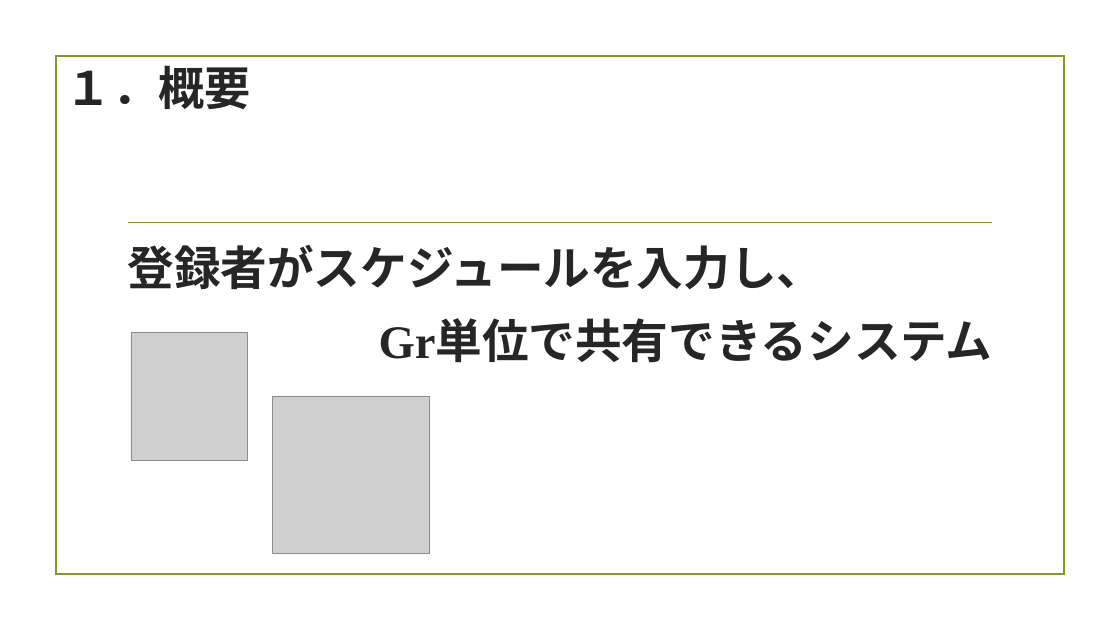
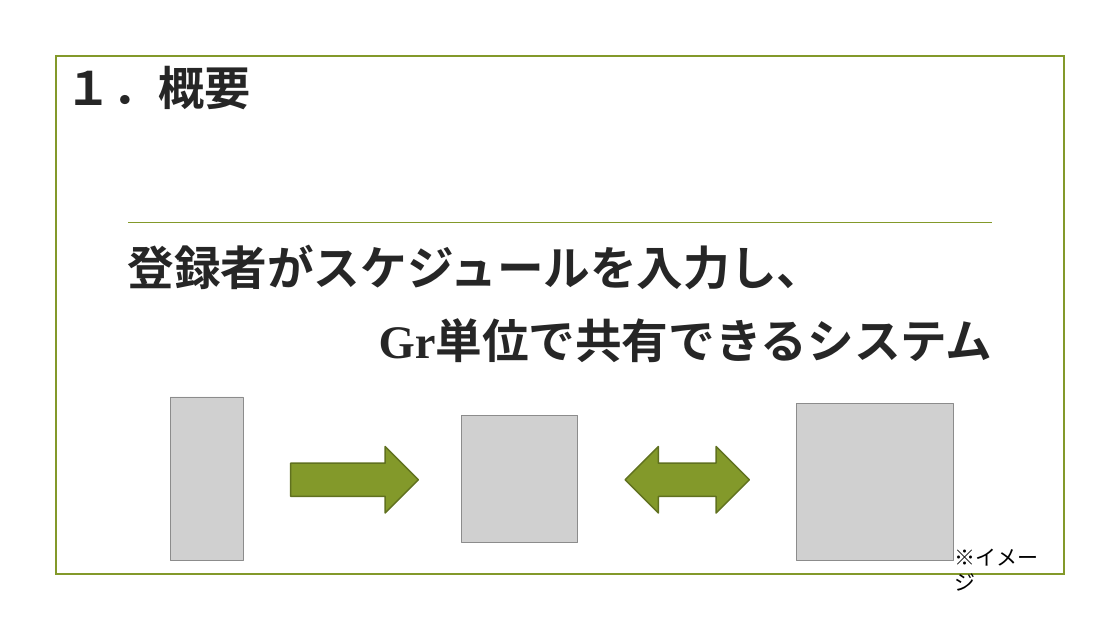
Before and after one commit to ShinjiTanaka2016/originalSite_WeCalendar, a slide deck: slide 3 of WeCalendar/WeCalendar概要書.pptx. Drawn at 1120x630 pixels with LibreOffice and Linux fonts; fonts in the diff are those of the drawing; grey boxes stand for pictures; background and template pictures are left out. Boxes give left, top, right and bottom in pixels: in the first picture for what was removed or moved away, otherwise in the second. Text is boxed around its words. In the diff, an @@ line names an element or a change of style, - is before the commit and + after.

```diff
--- a/WeCalendar/WeCalendar概要書.pptx
+++ b/WeCalendar/WeCalendar概要書.pptx
@@ picture added at (171,397,244,561) @@
@@ picture: place and size @@
-picture at (131,333,247,460)
+picture at (462,415,578,543)
@@ picture: place and size @@
-picture at (273,397,430,554)
+picture at (797,404,954,561)
@@ right arrow added at (291,447,418,513), fill #83992A, outline #61711F 1.25 pt @@
@@ left right arrow added at (625,447,749,513), fill #83992A, outline #61711F 1.25 pt @@
@@ text added at (955,548,1039,591), 18 pt, text #000000 @@
+※イメージ
```
Also in this commit, not shown: 2 other slides changed.
